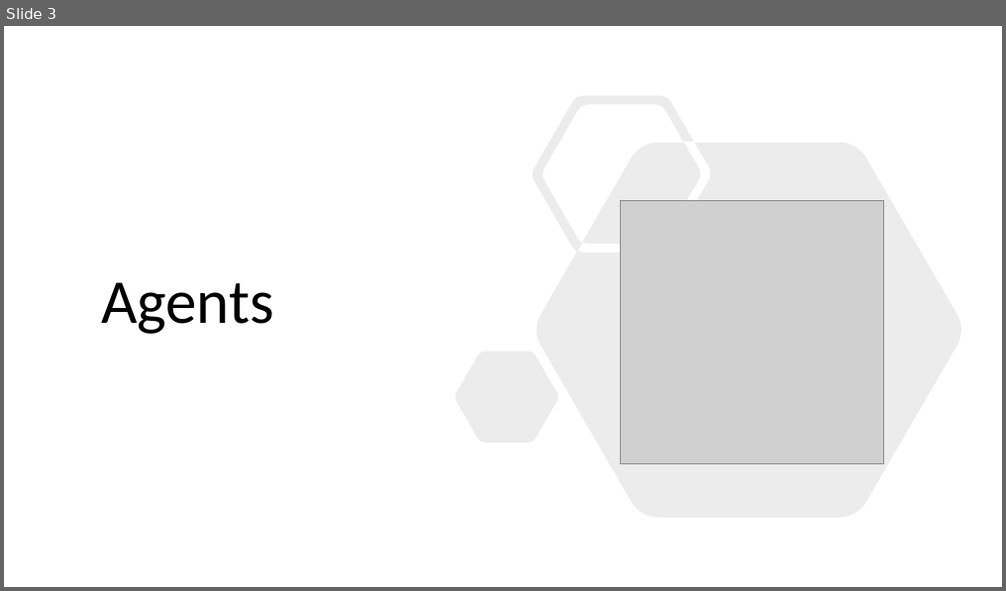
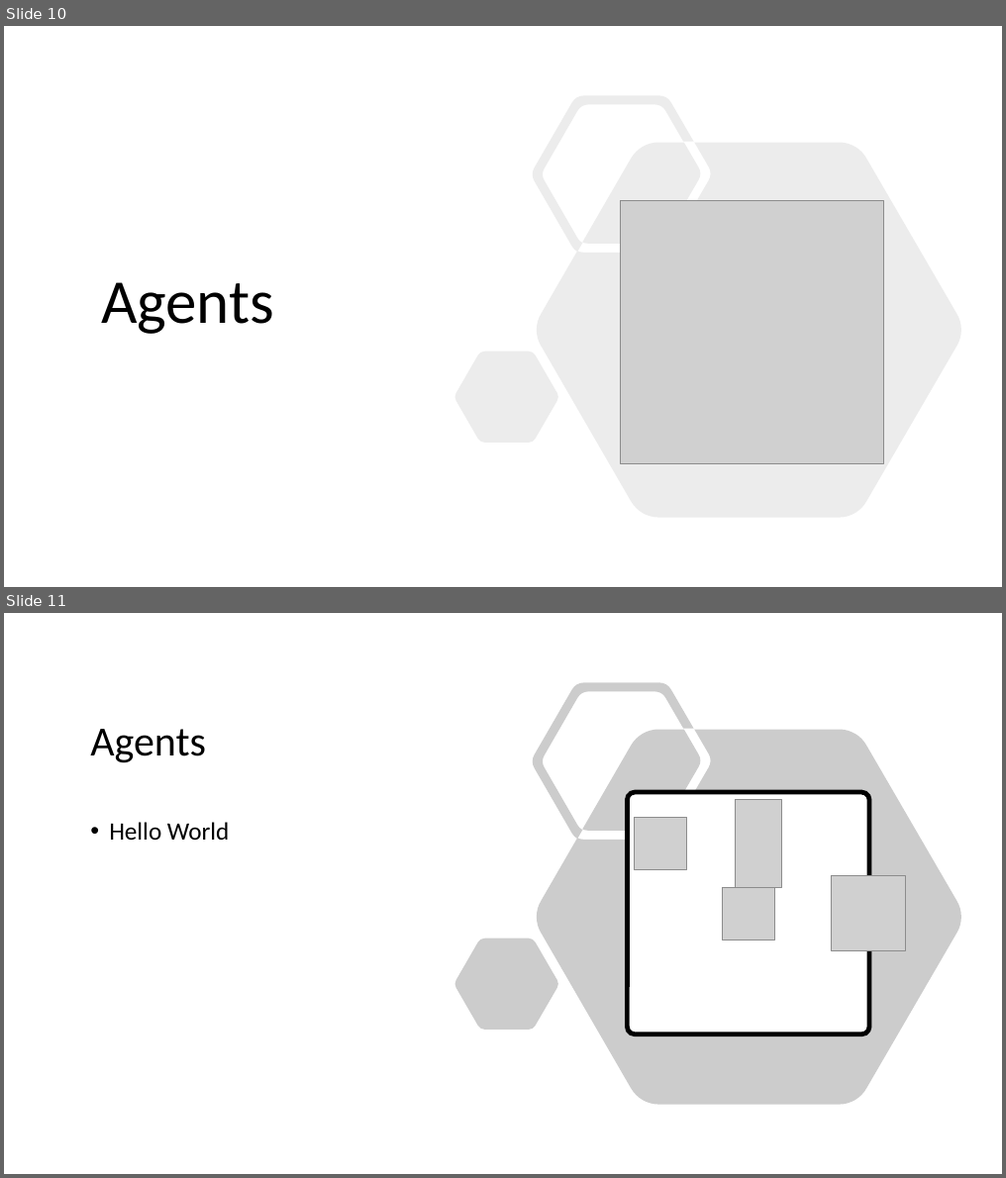
Before and after one commit to LorenzoFioroni/Modeling-pedestrian-flow-in-a-crowded-building, a slide deck: Modeling Pedestrian Flow in a Crowded Building.pptx. Shown one above the other, each under a label of ours: slide 3 before the commit, slides 10 and 11 after it. The pictures are 1006x591 and 1006x1178 pixels, drawn with LibreOffice and Linux fonts; fonts in the diff are those of the drawing; grey boxes stand for pictures. Boxes give left, top, right and bottom in pixels: in the first picture for what was removed or moved away, otherwise in the second. Text is boxed around its words. In the diff, an @@ line names an element or a change of style, - is before the commit and + after.

```diff
--- a/Modeling Pedestrian Flow in a Crowded Building.pptx
+++ b/Modeling Pedestrian Flow in a Crowded Building.pptx
@@ slide 11 added at bbox=[4, 613, 1002, 1174], background #FFFFFF @@
@@ freeform shape added at bbox=[455, 682, 961, 1105], fill #808080 at 40% opacity @@
@@ title added at bbox=[90, 729, 206, 763], 40 pt, text #000000 @@
+Agents
@@ rounded rectangle added at bbox=[628, 792, 870, 1035], fill #FFFFFF, outline #000000 4.5 pt @@
@@ picture added at bbox=[635, 817, 687, 869] @@
@@ picture added at bbox=[736, 800, 782, 888] @@
@@ text added at bbox=[109, 822, 229, 840], 24 pt, text #000000 @@
+• Hello World
@@ picture added at bbox=[831, 875, 905, 951] @@
@@ picture added at bbox=[723, 888, 775, 940] @@
@@ what was slide 3 is now slide 10 @@
```
Also in this commit, not shown: 4 slides changed, 10 other slides added, 2 slides removed.
